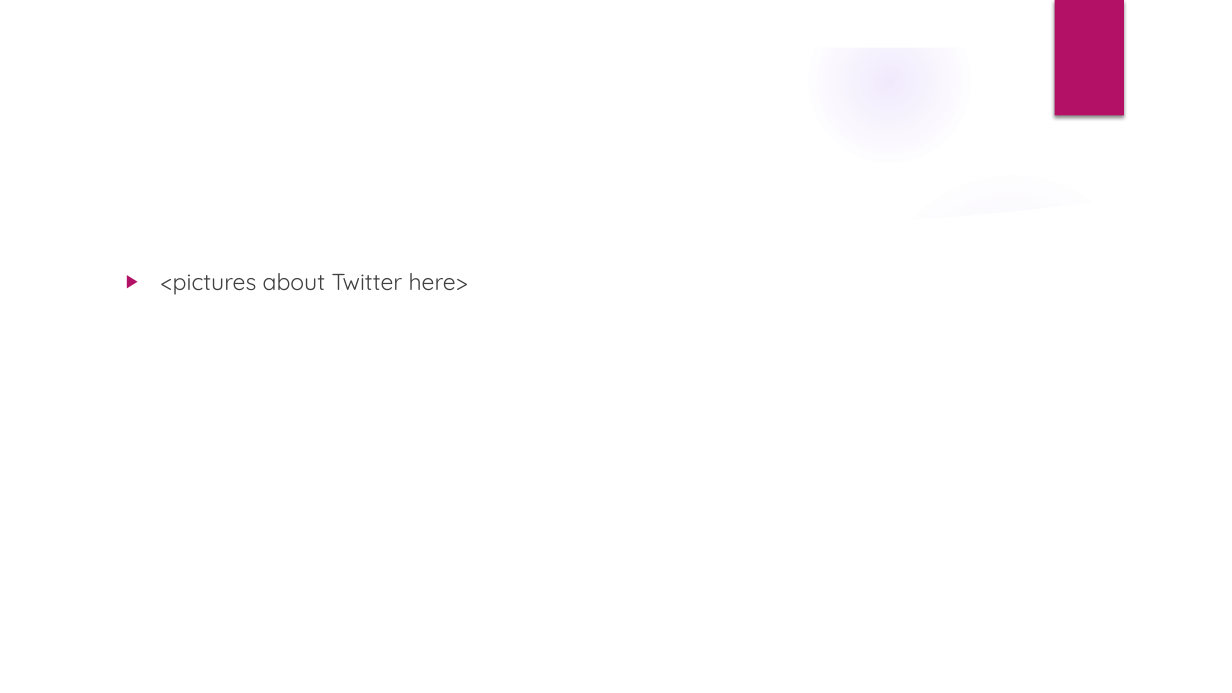
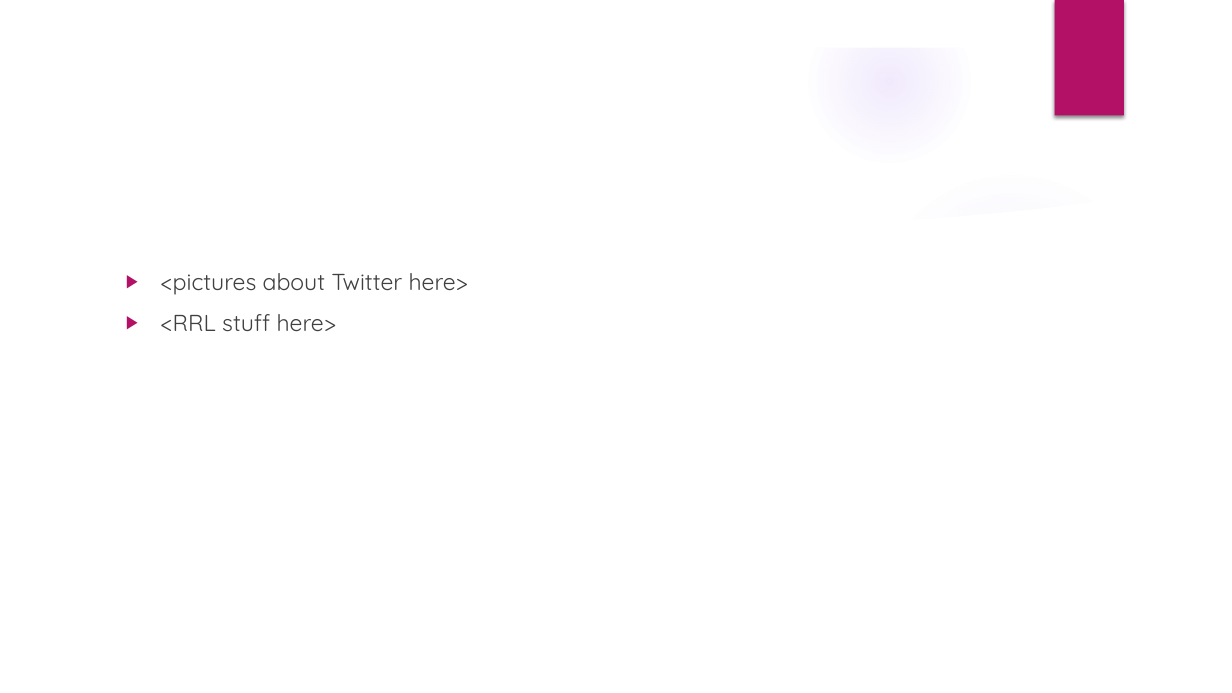
Before and after one commit to JNM-2T17/STMETRE, a slide deck: slide 4 of STMETRE_FernandezPobleteSanPedroTan_Presentation_v1.pptx (slide 5 before the commit). Drawn at 1232x693 pixels with LibreOffice and Linux fonts; fonts in the diff are those of the drawing; background and template pictures are left out. Boxes give left, top, right and bottom in pixels: in the first picture for what was removed or moved away, otherwise in the second. Text is boxed around its words. In the diff, an @@ line names an element or a change of style, - is before the commit and + after.

```diff
--- a/STMETRE_FernandezPobleteSanPedroTan_Presentation_v1.pptx
+++ b/STMETRE_FernandezPobleteSanPedroTan_Presentation_v1.pptx
@@ text at (x1=161, y1=314, x2=336, y2=331): paragraph added @@
+▶ <RRL stuff here>
```
Also in this commit, not shown: 7 other slides changed, 2 slides added, 2 slides removed.
